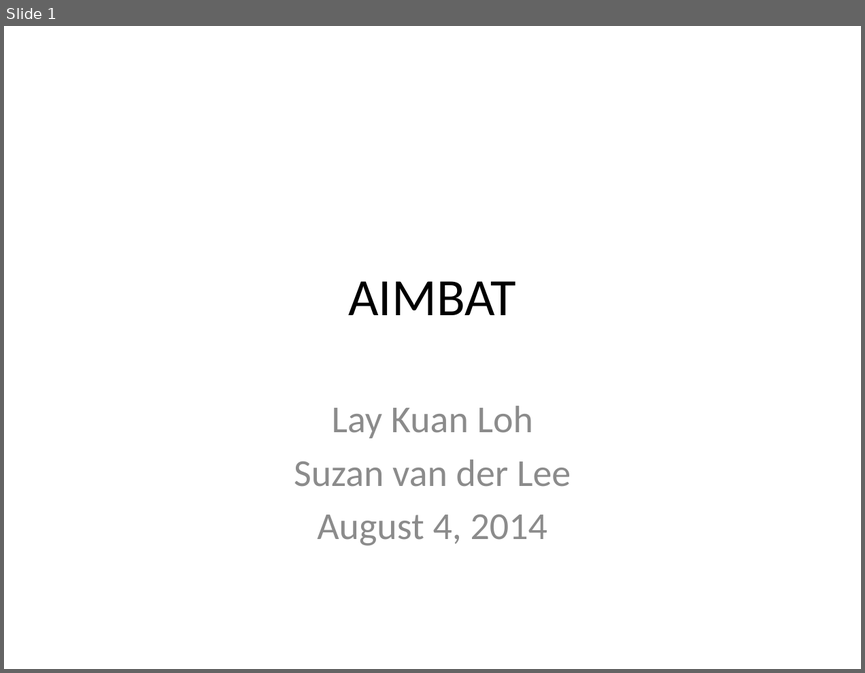
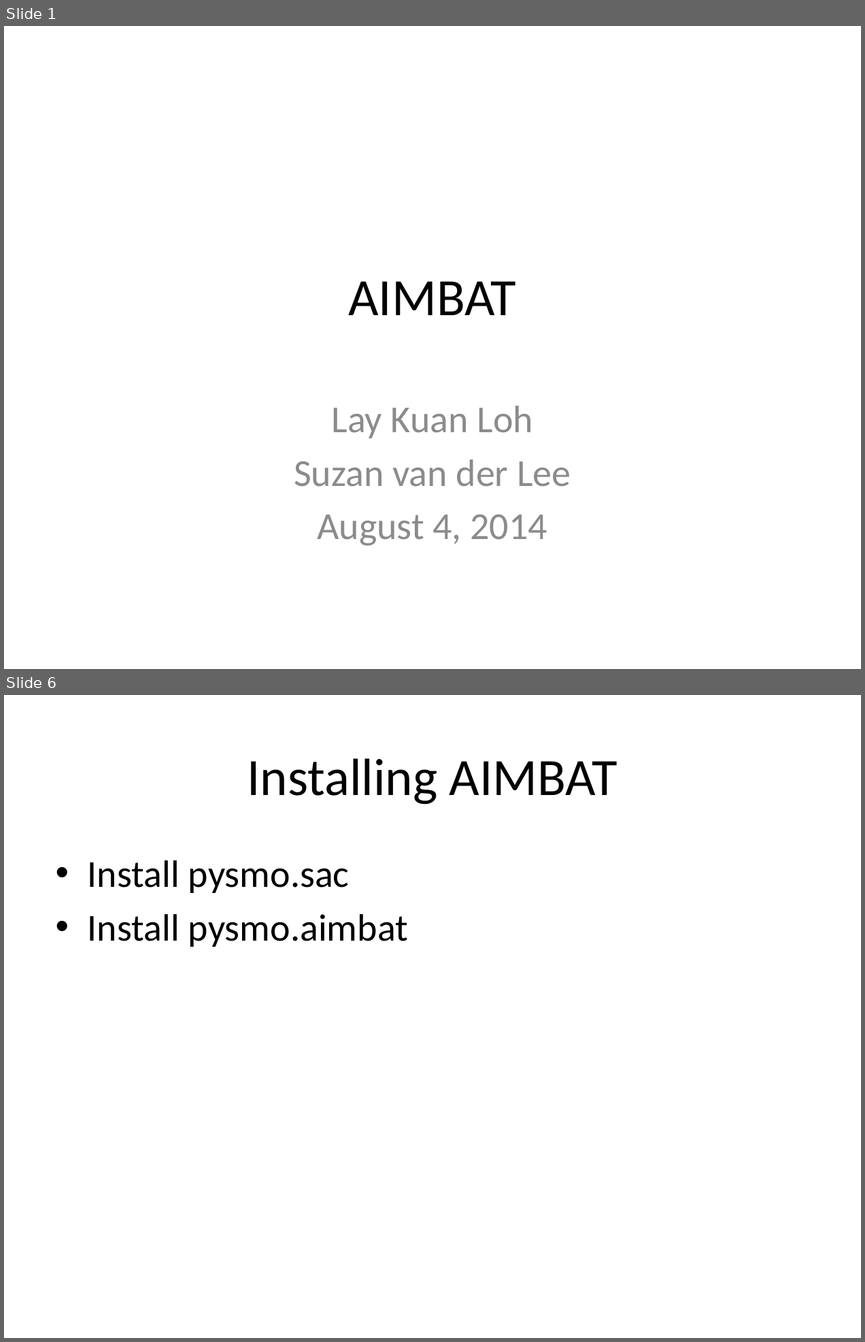
Before and after one commit to lkloh/USArray, a slide deck: AIMBAT/AIMBAT.pptx. Shown one above the other, each under a label of ours: slide 1 before the commit, slides 1 and 6 after it; the slides between them are not shown. The pictures are 865x673 and 865x1342 pixels, drawn with LibreOffice and Linux fonts; fonts in the diff are those of the drawing. Boxes give left, top, right and bottom in pixels: in the first picture for what was removed or moved away, otherwise in the second. Text is boxed around its words. In the diff, an @@ line names an element or a change of style, - is before the commit and + after.

```diff
--- a/AIMBAT/AIMBAT.pptx
+++ b/AIMBAT/AIMBAT.pptx
@@ slide 6 added at [4,695,861,1338], background #FFFFFF @@
@@ title added at [247,758,617,804], 44 pt, text #000000 @@
+Installing AIMBAT
@@ text added at [88,860,408,947], 32 pt, text #000000 @@
+• Install pysmo.sac
+• Install pysmo.aimbat
```
Also in this commit, not shown: 7 other slides added, 4 other files.
